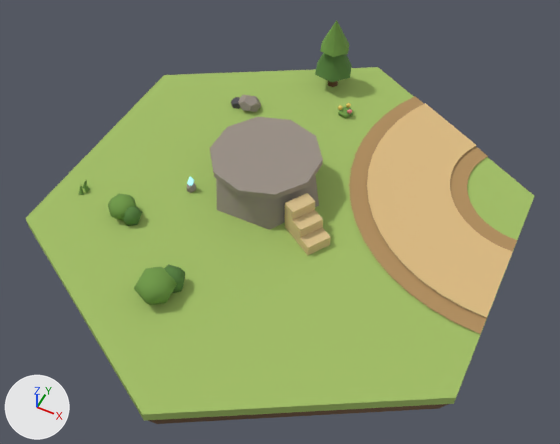
One commit to the glTF model assets/tiles/tile_frostBend.glb: the scene before it, then after it.
Rendered twice from a 50 mm camera at (0.917, -1.864, 2.233) aimed at (0.034, -0.098, 0.026). The axes (+X, +Y, +Z) are drawn at lower left. The lights are the same throughout. The first picture is the older version. Where no turn or scale is listed for an object, it has been applied to the vertices. Vertices at exactly the same position are counted once.

The first picture shows 'deco_bush_0_a', 'deco_bush_0_b', 'deco_bush_5_a', 'deco_bush_5_b', 'deco_flowers_1_leaf', 'deco_stone_2_a', 'deco_stone_2_b', 'deco_tree_3_crown', 'deco_tree_3_crown_b', 'deco_tree_3_trunk', 'ground', 'ground_soil', 'road_surface_0', 'road_verge_0', 'tower_slot_1_plate', 'tower_slot_1_podest', 'tower_slot_1_step_0', 'tower_slot_1_step_1', 'tower_slot_1_step_2' and 2 more.
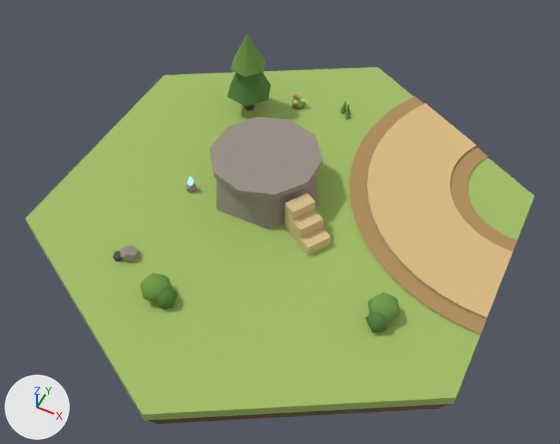
Where the newer file only moved an object's origin or applied its transform, the numbers keep the older frame.

Diff of the bpy script that builds the scene:
```diff
--- a/assets/tiles/tile_frostBend.glb.py
+++ b/assets/tiles/tile_frostBend.glb.py
@@ me_mesh_11 @@
-me_mesh_11.from_pydata(...)  # 28 vertices, 36 faces; spans x -0.0577..0.0577, y -0.0581..0.0581, z -0.048..0.048
+me_mesh_11.from_pydata(...)  # 28 vertices, 36 faces; spans x 1.0129..1.1348, y -0.0477..0.0589, z -0.048..0.0495
+# me_mesh_11 part 1: 28 of 28 vertices moved; they spanned x -0.0577..0.0577, y -0.0581..0.0581, z -0.048..0.048 and now span x 1.0129..1.1348, y -0.0477..0.0589, z -0.048..0.0495; mean shift (1.0763, 0.0116, 0.0006)
 me_mesh_11.materials.append(mat_foliage_bush)
@@ me_mesh_12 @@
-me_mesh_12.from_pydata(...)  # 24 vertices, 30 faces; spans x -0.0412..0.0402, y -0.0428..0.0355, z -0.0428..0.0428
+me_mesh_12.from_pydata(...)  # 24 vertices, 30 faces; spans x 0.9812..1.0635, y -0.0754..0.0059, z -0.043..0.0441
+# me_mesh_12 part 2: 24 of 24 vertices moved; they spanned x -0.0412..0.0402, y -0.0428..0.0355, z -0.0428..0.0428 and now span x 0.9812..1.0635, y -0.0754..0.0059, z -0.043..0.0441; mean shift (1.026, -0.0272, 0.0004)
 me_mesh_12.materials.append(mat_foliage_dark)
@@ me_mesh_13 @@
-me_mesh_13.from_pydata(...)  # 18 vertices, 20 faces; spans x -0.029..0.033, y -0.0302..0.0326, z -0.0153..0.0153
+me_mesh_13.from_pydata(...)  # 18 vertices, 20 faces; spans x -0.2454..-0.1836, y -0.0698..-0.006, z -0.0155..0.0155
+# me_mesh_13 part 3: the whole mesh is turned 170.1 degrees about the z axis through its middle and scaled by 1.01, then moved by (-0.2161, -0.0405, 0.0)
 me_mesh_13.materials.append(mat_foliage_bush)
@@ me_mesh_17 @@
-me_mesh_17.from_pydata(...)  # 20 vertices, 36 faces; spans x -0.0523..0.0523, y -0.0467..0.0467, z -0.0375..0.0375
+me_mesh_17.from_pydata(...)  # 20 vertices, 36 faces; spans x -0.0266..0.0365, y -0.9864..-0.9133, z -0.0336..0.0204
+# me_mesh_17 part 4: the whole mesh is turned 28.3 degrees about the z axis through its middle and scaled by 0.721, then moved by (0.005, -0.9499, -0.0066)
 me_mesh_17.materials.append(mat_stone)
@@ me_mesh_18 @@
-me_mesh_18.from_pydata(...)  # 20 vertices, 36 faces; spans x -0.0295..0.0295, y -0.0269..0.0269, z -0.0278..0.0278
+me_mesh_18.from_pydata(...)  # 20 vertices, 36 faces; spans x 0.0081..0.0506, y -0.9855..-0.9466, z -0.02..0.02
+# me_mesh_18 part 5: the whole mesh is turned 28.3 degrees about the z axis through its middle and scaled by 0.721, then moved by (0.0293, -0.9661, 0.0)
 me_mesh_18.materials.append(mat_darkstone)
@@ me_mesh_19 @@
-me_mesh_19.from_pydata(...)  # 14 vertices, 20 faces; spans x -0.0219..0.0235, y -0.0208..0.0239, z -0.0502..0.0502
+me_mesh_19.from_pydata(...)  # 14 vertices, 20 faces; spans x -0.2849..-0.2393, y -0.3388..-0.2945, z -0.0502..0.0637
+# me_mesh_19 part 6: 14 of 14 vertices moved; they spanned x -0.0219..0.0235, y -0.0208..0.0239, z -0.0502..0.0502 and now span x -0.2849..-0.2393, y -0.3388..-0.2945, z -0.0502..0.0637; mean shift (-0.2576, -0.3104, 0.0067)
 me_mesh_19.materials.append(mat_timber)
@@ me_mesh_20 @@
-me_mesh_20.from_pydata(...)  # 9 vertices, 12 faces; spans x -0.088..0.088, y -0.086..0.086, z -0.1..0.1
+me_mesh_20.from_pydata(...)  # 9 vertices, 12 faces; spans x -0.362..-0.161, y -0.411..-0.218, z -0.09..0.138
+# me_mesh_20 part 7: the whole mesh is turned -178.4 degrees about the z axis through its middle and scaled by 1.13, then moved by (-0.262, -0.315, 0.024)
 me_mesh_20.materials.append(mat_foliage_dark)
@@ me_mesh_21 @@
-me_mesh_21.from_pydata(...)  # 9 vertices, 12 faces; spans x -0.0688..0.0688, y -0.0669..0.0669, z -0.0703..0.0703
-me_mesh_21.vertices[0].co = (0.0, 0.0, 0.0703)  # pixel (336, 20)
-me_mesh_21.vertices[1].co = (-0.047, -0.0523, -0.0703)  # pixel (320, 51)
-me_mesh_21.vertices[2].co = (0.0218, -0.0669, -0.0703)  # pixel (333, 57)
-me_mesh_21.vertices[3].co = (0.0688, -0.0146, -0.0703)  # pixel (347, 53)
-me_mesh_21.vertices[4].co = (0.047, 0.0523, -0.0703)  # pixel (349, 44)
-me_mesh_21.vertices[5].co = (-0.0218, 0.0669, -0.0703)
-me_mesh_21.vertices[6].co = (-0.0688, 0.0146, -0.0703)  # pixel (321, 41)
-me_mesh_21.vertices[7].co = (-0.047, -0.0523, -0.0703)  # pixel (320, 51)
-me_mesh_21.vertices[8].co = (0.0, 0.0, -0.0703)
+me_mesh_21.from_pydata(...)  # 9 vertices, 12 faces; spans x -0.34..-0.1831, y -0.39..-0.2398, z -0.0435..0.116
+# me_mesh_21 part 8
+me_mesh_21.vertices[0].co = (-0.2615, -0.3149, 0.116)  # pixel (247, 33)
+me_mesh_21.vertices[1].co = (-0.21, -0.2541, -0.0435)  # pixel (265, 61)
+me_mesh_21.vertices[2].co = (-0.2884, -0.2398, -0.0435)
+me_mesh_21.vertices[3].co = (-0.34, -0.3006, -0.0435)  # pixel (233, 58)
+me_mesh_21.vertices[4].co = (-0.3131, -0.3757, -0.0435)  # pixel (230, 70)
+me_mesh_21.vertices[5].co = (-0.2347, -0.39, -0.0435)  # pixel (245, 77)
+me_mesh_21.vertices[6].co = (-0.1831, -0.3292, -0.0435)  # pixel (263, 72)
+me_mesh_21.vertices[7].co = (-0.21, -0.2541, -0.0435)  # pixel (265, 61)
+me_mesh_21.vertices[8].co = (-0.2615, -0.3149, -0.0435)
 me_mesh_21.materials.append(mat_foliage_bush)
@@ me_mesh_25 @@
-me_mesh_25.from_pydata(...)  # 28 vertices, 36 faces; spans x -0.071..0.071, y -0.077..0.077, z -0.062..0.062
+me_mesh_25.from_pydata(...)  # 28 vertices, 36 faces; spans x -0.058..0.058, y -0.058..0.058, z -0.061..0.035
+# me_mesh_25 part 9: the whole mesh is turned -80.2 degrees about the z axis through its middle and scaled by 0.773, then moved by (0.0, 0.0, -0.013)
 me_mesh_25.materials.append(mat_foliage_bush)
@@ me_mesh_26 @@
-me_mesh_26.from_pydata(...)  # 24 vertices, 30 faces; spans x -0.0506..0.0542, y -0.0551..0.0481, z -0.0554..0.0554
+me_mesh_26.from_pydata(...)  # 24 vertices, 30 faces; spans x -0.0201..0.0613, y -0.1144..-0.0361, z -0.0516..0.034
+# me_mesh_26 part 10: the whole mesh is turned -80.2 degrees about the z axis through its middle and scaled by 0.773, then moved by (0.0168, -0.07, -0.0088)
 me_mesh_26.materials.append(mat_foliage_dark)
```

Where the change shows, as pixel boxes [x1, y1, x2, y2] in the pictures (560 x 444 px):
'deco_tree_3_crown', moved, turned, rescaled
    before: [315, 53, 352, 82]
    after: [227, 73, 271, 106]
'deco_tree_3_crown_b', reshaped (20% wider, 16% taller)
    before: [320, 20, 349, 57]
    after: [231, 34, 266, 77]
'deco_bush_5_a', moved, turned, rescaled
    before: [134, 267, 177, 305]
    after: [140, 273, 172, 302]
'deco_bush_0_a', reshaped (10% wider, 11% taller)
    before: [108, 193, 137, 220]
    after: [368, 292, 400, 322]
'deco_bush_0_b', reshaped
    before: [123, 206, 142, 226]
    after: [365, 312, 388, 332]
'deco_bush_5_b', moved, turned, rescaled
    before: [164, 264, 185, 293]
    after: [157, 288, 178, 309]
'deco_stone_2_a', moved, turned, rescaled
    before: [238, 95, 261, 112]
    after: [120, 245, 140, 261]
'deco_flowers_1_leaf', moved, turned, rescaled
    before: [338, 107, 353, 118]
    after: [292, 97, 306, 109]
'deco_stone_2_b', moved, turned, rescaled
    before: [231, 97, 240, 109]
    after: [113, 251, 123, 262]
'deco_tree_3_trunk', reshaped
    before: [328, 81, 338, 87]
    after: [245, 104, 255, 110]
